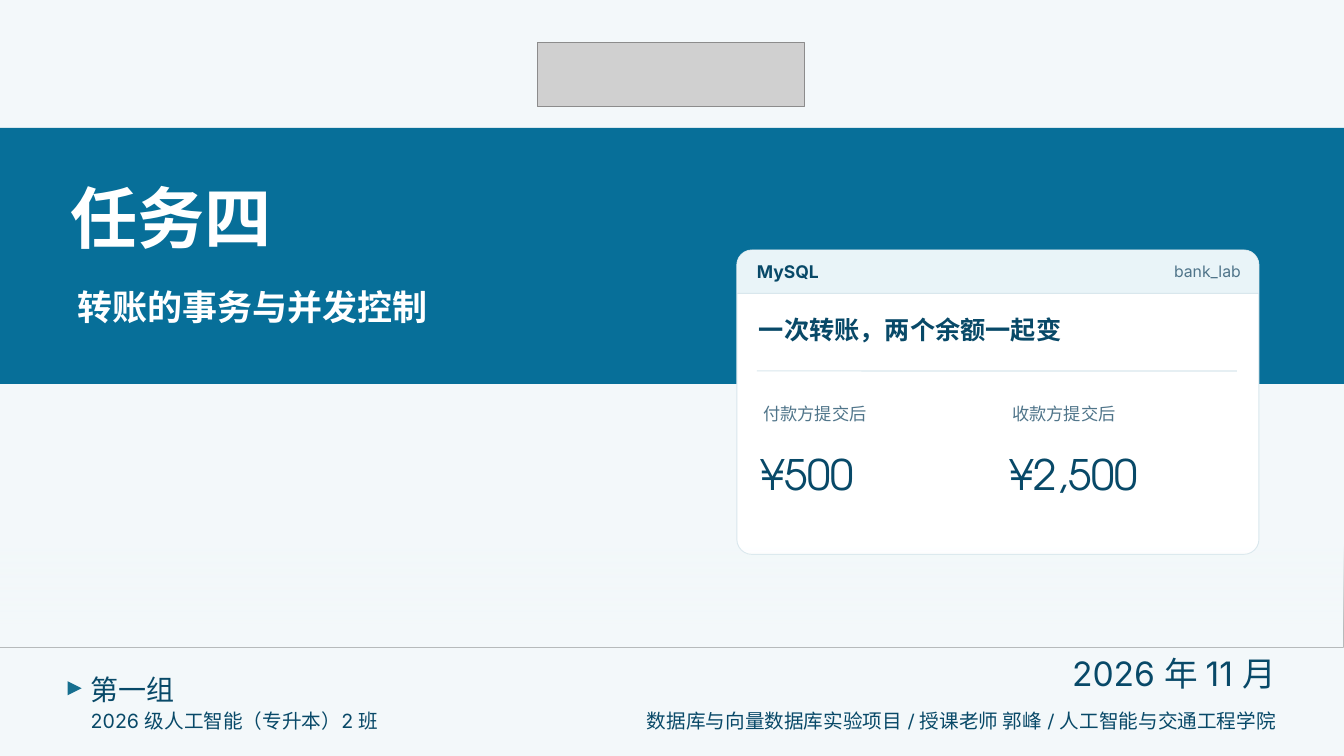
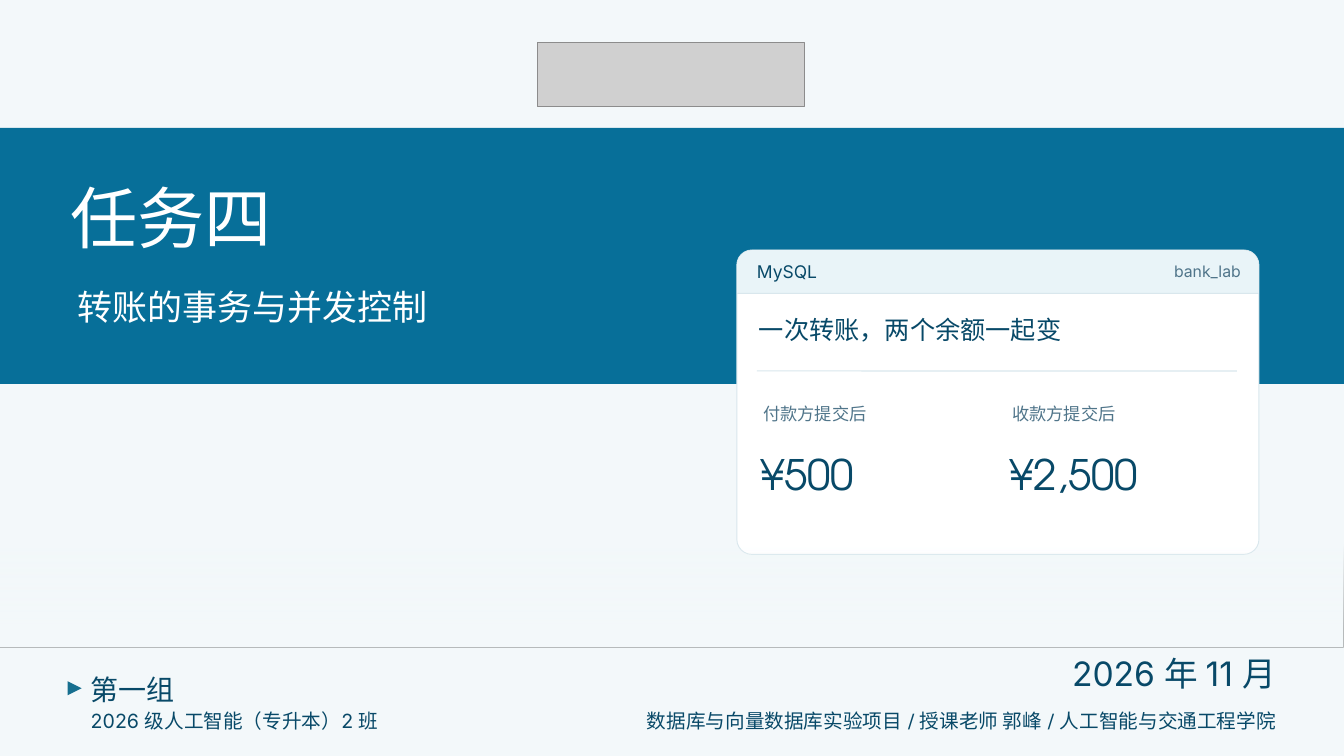
Before and after one commit to AurLemon/pageslip-demo, a slide deck: slide 1 of presentations/task-4-transactions.pptx. Drawn at 1344x756 pixels with LibreOffice and Linux fonts; fonts in the diff are those of the drawing; grey boxes stand for pictures. Boxes give left, top, right and bottom in pixels: in the first picture for what was removed or moved away, otherwise in the second. Text is boxed around its words. In the diff, an @@ line names an element or a change of style, - is before the commit and + after.

```diff
--- a/presentations/task-4-transactions.pptx
+++ b/presentations/task-4-transactions.pptx
@@ text "任务四" at [71,186,273,249]: font Karla to TeX Gyre Adventor, bold off @@
@@ text "MySQL" at [757,265,817,282]: bold off @@
@@ text "转账的事务与并发控制" at [78,290,428,323]: font Karla to TeX Gyre Adventor, bold off @@
@@ text "一次转账，两个余额一起变" at [759,317,1061,342]: bold off @@
```
Also in this commit, not shown: 14 other slides changed, 1 other file.
